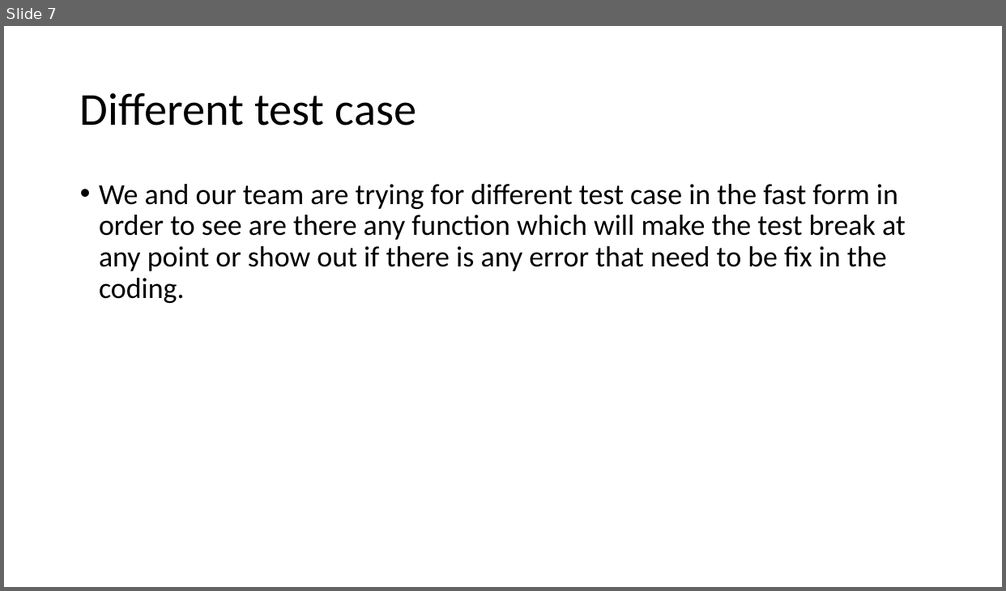
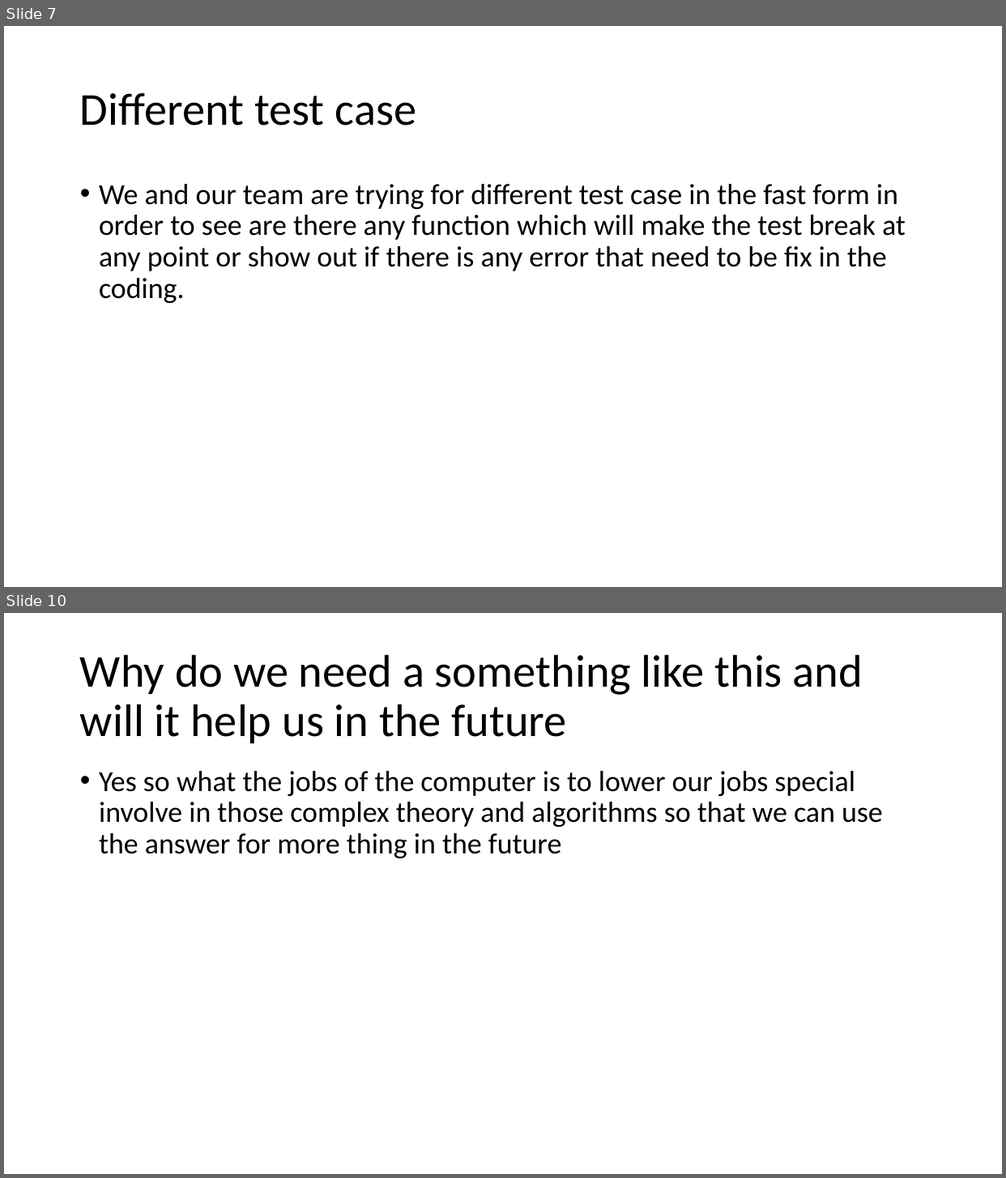
Before and after one commit to cu-numcomp/spring22-project-khoiphan171199, a slide deck: Fast Transform.pptx. Shown one above the other, each under a label of ours: slide 7 before the commit, slides 7 and 10 after it; the slides between them are not shown. The pictures are 1006x591 and 1006x1178 pixels, drawn with LibreOffice and Linux fonts; fonts in the diff are those of the drawing. Boxes give left, top, right and bottom in pixels: in the first picture for what was removed or moved away, otherwise in the second. Text is boxed around its words. In the diff, an @@ line names an element or a change of style, - is before the commit and + after.

```diff
--- a/Fast Transform.pptx
+++ b/Fast Transform.pptx
@@ slide 10 added at (4,613,1002,1174), background #FFFFFF @@
@@ title added at (80,654,863,743), 44 pt, text #000000 @@
+Why do we need a something like this and will it help us in the future
@@ text added at (99,771,883,858), 28 pt, text #000000 @@
+• Yes so what the jobs of the computer is to lower our jobs special involve in those complex theory and algorithms so that we can use the answer for more thing in the future
```
Also in this commit, not shown: 2 other slides added.
